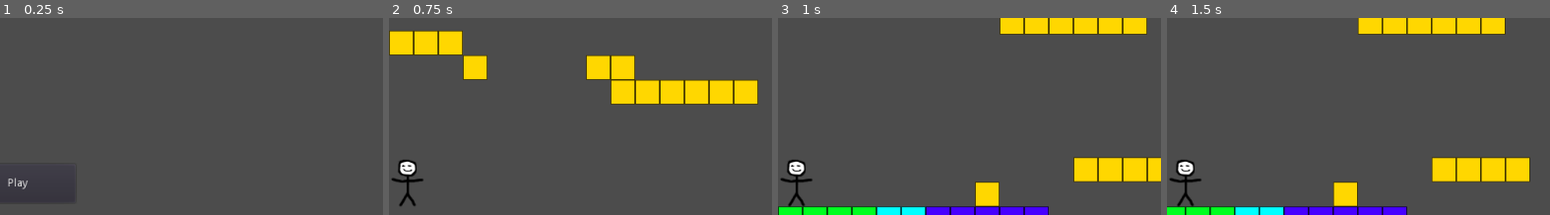
Above: before the commit, frames 1-4 (left to right).
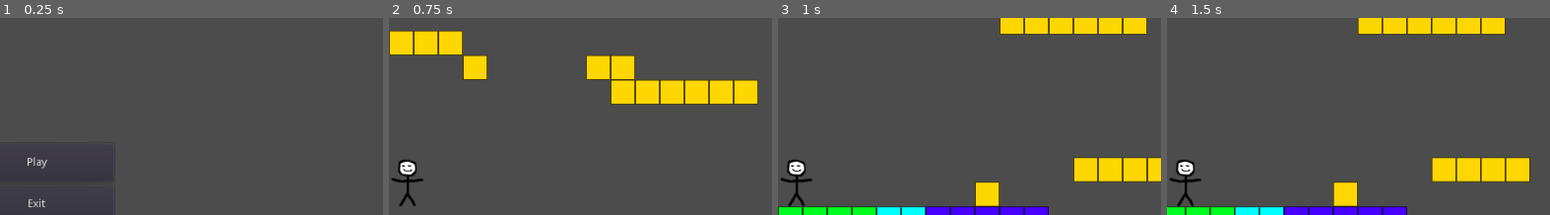
Above: after the commit, the same moments.

Repository: V1def/godot-2d-game
Game: Godot game, scene res://Scenes/Menu.tscn
Two runs of this game, one before a commit and one after it. Both use one fixed random seed, a clock stepped at 60 frames per second and the inputs below.
Inputs (mouse positions are % of the whole screen's width and height, from its top left):
- Up to frame 1 (0.25 s): no input
- Up to frame 2 (0.75 s): click "Play" at 0.5 s
- Up to frame 3 (1 s): no input
- Up to frame 4 (1.5 s): tap Enter at 1.25 s; move the mouse to (71, 53) at 1.27 s; hold D (right) from 1.28 s (still down); click (71, 53) at 1.42 s
The pictures show only the part of the screen within x 46-96%, y 16-66%; the shares and areas given below are measured in that part.

The runs differ from the first frame. In frame 1, 0.4% of the frame differs, in the area x 2-28%, y 70-96%; in frame 2, nothing differs; in frame 3, nothing differs; in frame 4, nothing differs.

Commit message:
Edit menu and add exit button

Diff:
--- a/Scenes/Buttons/Play.tscn
+++ /dev/null
@@ -1,15 +0,0 @@
-[gd_scene load_steps=2 format=2]
-
-[ext_resource path="res://Scripts/Buttons/Play.gd" type="Script" id=1]
-
-[node name="Button" type="Button"]
-margin_left = 337.0
-margin_top = 225.0
-margin_right = 487.0
-margin_bottom = 275.0
-rect_min_size = Vector2( 150, 50 )
-size_flags_horizontal = 4
-script = ExtResource( 1 )
-__meta__ = {
-"_edit_use_anchors_": false
-}
--- a/Scenes/Menu.tscn
+++ b/Scenes/Menu.tscn
@@ -1,25 +1,52 @@
-[gd_scene load_steps=3 format=2]
+[gd_scene load_steps=2 format=2]
 
-[ext_resource path="res://Scenes/Buttons/Play.tscn" type="PackedScene" id=1]
 [ext_resource path="res://Scripts/Menu.gd" type="Script" id=2]
 
-[node name="Menu" type="Control"]
+[node name="Control" type="Control"]
+anchor_left = 0.5
+anchor_top = 0.5
+anchor_right = 0.5
+anchor_bottom = 0.5
+margin_left = -20.0
+margin_top = -20.0
+margin_right = 20.0
+margin_bottom = 20.0
 script = ExtResource( 2 )
 __meta__ = {
 "_edit_use_anchors_": false
 }
 
 [node name="Buttons" type="VBoxContainer" parent="."]
-margin_left = 100.0
-margin_top = 50.0
-margin_right = 924.0
-margin_bottom = 550.0
-size_flags_vertical = 4
+anchor_left = 0.5
+anchor_top = 0.5
+anchor_right = 0.5
+anchor_bottom = 0.5
+margin_left = -75.0
+margin_top = -52.0
+margin_right = 75.0
+margin_bottom = 52.0
 alignment = 1
 __meta__ = {
 "_edit_use_anchors_": false
 }
 
-[node name="Button" parent="Buttons" instance=ExtResource( 1 )]
+[node name="Play" type="Button" parent="Buttons"]
+margin_right = 200.0
+margin_bottom = 50.0
+rect_min_size = Vector2( 200, 50 )
+size_flags_horizontal = 4
 text = "Play"
-scene_to_play = "res://Scenes/SandBox.tscn"
+
+[node name="Exit" type="Button" parent="Buttons"]
+margin_top = 54.0
+margin_right = 200.0
+margin_bottom = 104.0
+rect_min_size = Vector2( 200, 50 )
+size_flags_horizontal = 4
+text = "Exit"
+__meta__ = {
+"_edit_use_anchors_": false
+}
+
+[connection signal="pressed" from="Buttons/Play" to="." method="_on_Play_pressed"]
+[connection signal="pressed" from="Buttons/Exit" to="." method="_on_Exit_pressed"]
--- a/Scripts/Buttons/Play.gd
+++ /dev/null
@@ -1,25 +0,0 @@
-# MIT License
-
-# Copyright (c) 2021 V1def
-
-# Permission is hereby granted, free of charge, to any person obtaining a copy
-# of this software and associated documentation files (the "Software"), to deal
-# in the Software without restriction, including without limitation the rights
-# to use, copy, modify, merge, publish, distribute, sublicense, and/or sell
-# copies of the Software, and to permit persons to whom the Software is
-# furnished to do so, subject to the following conditions:
-
-# The above copyright notice and this permission notice shall be included in all
-# copies or substantial portions of the Software.
-
-# THE SOFTWARE IS PROVIDED "AS IS", WITHOUT WARRANTY OF ANY KIND, EXPRESS OR
-# IMPLIED, INCLUDING BUT NOT LIMITED TO THE WARRANTIES OF MERCHANTABILITY,
-# FITNESS FOR A PARTICULAR PURPOSE AND NONINFRINGEMENT. IN NO EVENT SHALL THE
-# AUTHORS OR COPYRIGHT HOLDERS BE LIABLE FOR ANY CLAIM, DAMAGES OR OTHER
-# LIABILITY, WHETHER IN AN ACTION OF CONTRACT, TORT OR OTHERWISE, ARISING FROM,
-# OUT OF OR IN CONNECTION WITH THE SOFTWARE OR THE USE OR OTHER DEALINGS IN THE
-# SOFTWARE.
-
-extends Button
-
-export(String) var scene_to_play
--- a/Scripts/Menu.gd
+++ b/Scripts/Menu.gd
@@ -22,11 +22,10 @@
 
 extends Control
 
-func _ready():
-	"""On ready function."""
-	for button in $Buttons.get_children():
-		button.connect("pressed", self, "play", [button.scene_to_play])
+func _on_Play_pressed() -> void:
+	"""Change scene to play sand box."""
+	var _cs = get_tree().change_scene("res://Scenes/SandBox.tscn")
 
-func play(path: String):
-	"""Play button."""
-	SceneChanger.play(path)
+func _on_Exit_pressed() -> void:
+	"""Exit in this game."""
+	get_tree().quit()
--- a/Scripts/SceneChanger.gd
+++ /dev/null
@@ -1,27 +0,0 @@
-# MIT License
-
-# Copyright (c) 2021 V1def
-
-# Permission is hereby granted, free of charge, to any person obtaining a copy
-# of this software and associated documentation files (the "Software"), to deal
-# in the Software without restriction, including without limitation the rights
-# to use, copy, modify, merge, publish, distribute, sublicense, and/or sell
-# copies of the Software, and to permit persons to whom the Software is
-# furnished to do so, subject to the following conditions:
-
-# The above copyright notice and this permission notice shall be included in all
-# copies or substantial portions of the Software.
-
-# THE SOFTWARE IS PROVIDED "AS IS", WITHOUT WARRANTY OF ANY KIND, EXPRESS OR
-# IMPLIED, INCLUDING BUT NOT LIMITED TO THE WARRANTIES OF MERCHANTABILITY,
-# FITNESS FOR A PARTICULAR PURPOSE AND NONINFRINGEMENT. IN NO EVENT SHALL THE
-# AUTHORS OR COPYRIGHT HOLDERS BE LIABLE FOR ANY CLAIM, DAMAGES OR OTHER
-# LIABILITY, WHETHER IN AN ACTION OF CONTRACT, TORT OR OTHERWISE, ARISING FROM,
-# OUT OF OR IN CONNECTION WITH THE SOFTWARE OR THE USE OR OTHER DEALINGS IN THE
-# SOFTWARE.
-
-extends CanvasLayer
-
-func play(path: String):
-	"""Change scene to play button."""
-	var _cs = get_tree().change_scene(path)
--- a/project.godot
+++ b/project.godot
@@ -13,10 +13,6 @@
 config/name="godot-2d-game"
 run/main_scene="res://Scenes/Menu.tscn"
 config/icon="res://icon.png"
-
-[autoload]
-
-SceneChanger="*res://Scripts/SceneChanger.gd"
 
 [input]
 
